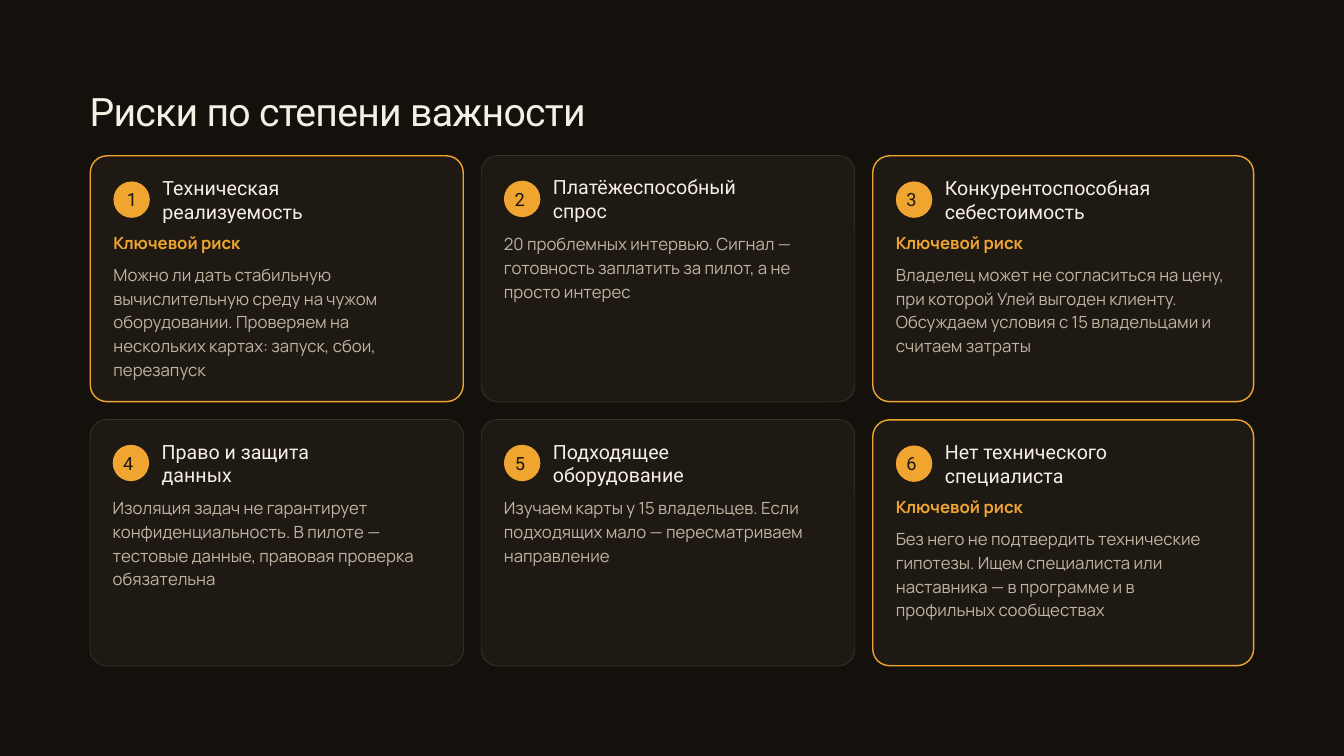
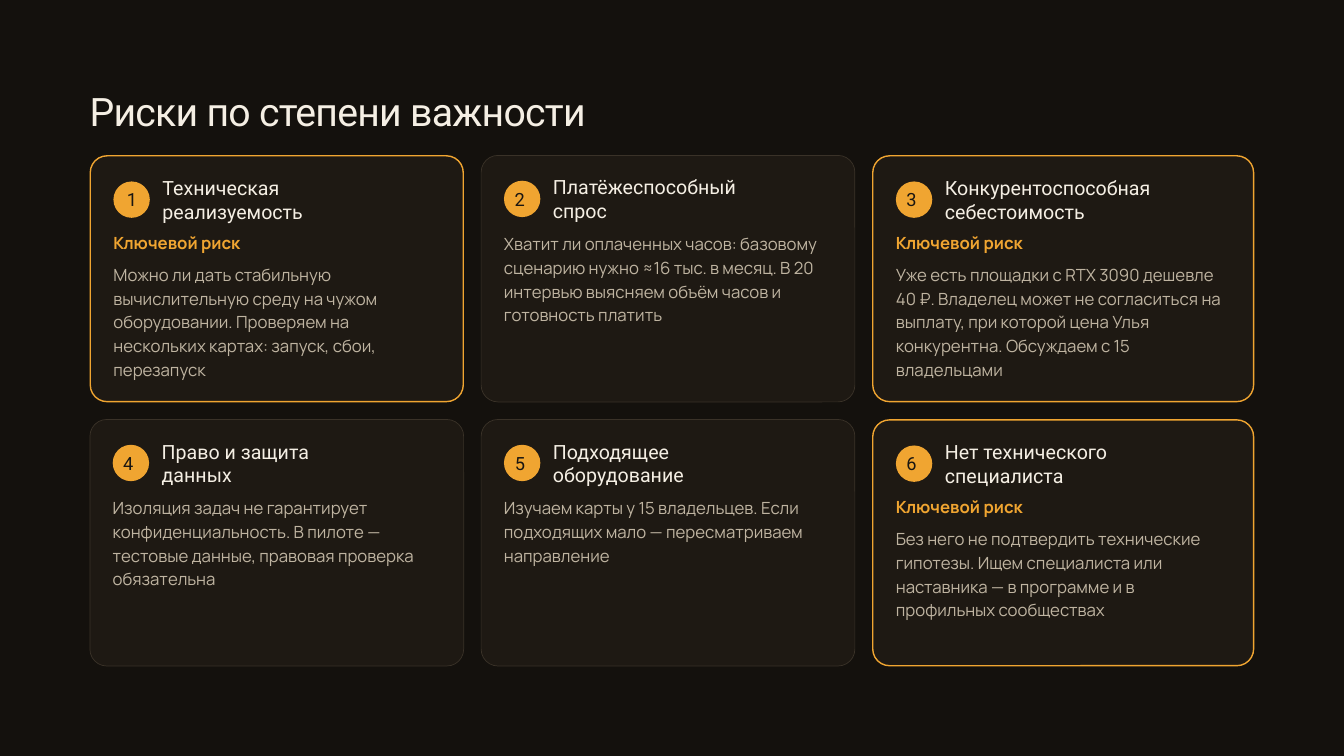
Before and after one commit to fonor11/Main, a slide deck: slide 9 of Улей — презентация для преакселератора ВШМ.pptx. Drawn at 1344x756 pixels with LibreOffice and Linux fonts; fonts in the diff are those of the drawing. Boxes give left, top, right and bottom in pixels: in the first picture for what was removed or moved away, otherwise in the second. Text is boxed around its words. In the diff, an @@ line names an element or a change of style, - is before the commit and + after.

```diff
--- a/Улей — презентация для преакселератора ВШМ.pptx
+++ b/Улей — презентация для преакселератора ВШМ.pptx
@@ text at box(504, 238, 817, 321): text changed @@
-20 проблемных интервью. Сигнал —
-готовность заплатить за пилот, а не
-просто интерес
+Хватит ли оплаченных часов: базовому
+сценарию нужно ≈16 тыс. в месяц. В 20
+интервью выясняем объём часов и
+готовность платить
@@ text at box(896, 268, 1221, 378): text changed @@
-Владелец может не согласиться на цену,
-при которой Улей выгоден клиенту.
-Обсуждаем условия с 15 владельцами и
-считаем затраты
+Уже есть площадки с RTX 3090 дешевле
+40 ₽. Владелец может не согласиться на
+выплату, при которой цена Улья
+конкурентна. Обсуждаем с 15
+владельцами
```
Also in this commit, not shown: 4 other slides changed, 2 slides added, 2 slides removed, 2 other files.
